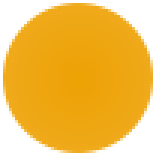
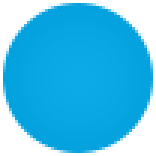
Layers edited between the first and the second 156 × 156 image:
hid "yellow" over [3, 3, 153, 153]
showed "blue" over [3, 3, 153, 153]
